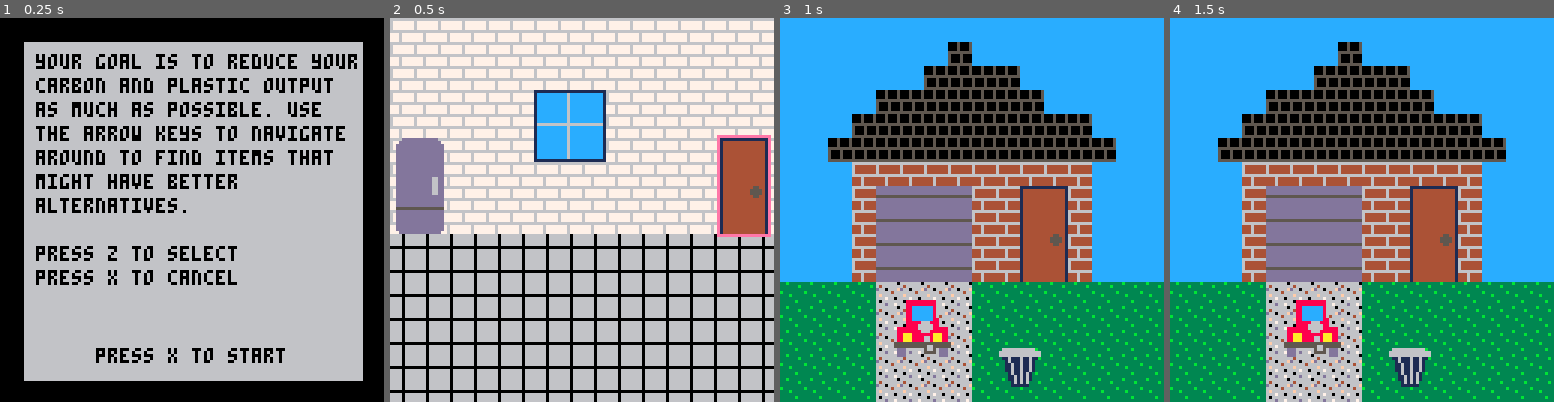
Above: before the commit, frames 1-4 (left to right).
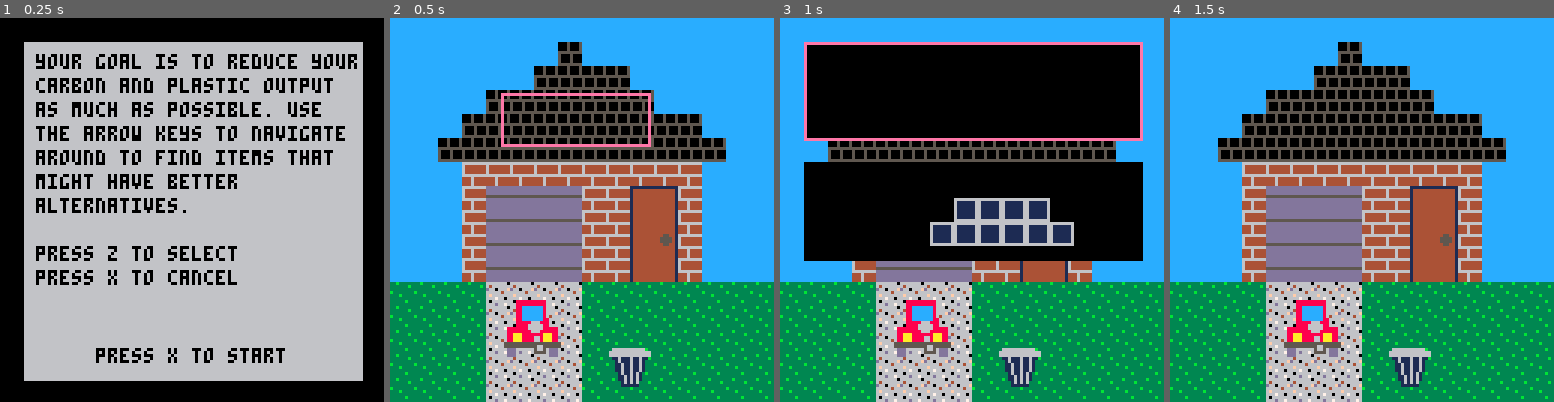
Above: after the commit, the same moments.

Repository: EmilyRagan/senior-project
Game: PICO-8 cartridge carts/home.p8
Two runs of this game, one before a commit and one after it. Both use one fixed random seed, a clock stepped at 60 frames per second and the inputs below.
Inputs:
- Up to frame 1 (0.25 s): no input
- Up to frame 2 (0.5 s): tap X (X key) at 0.33 s
- Up to frame 3 (1 s): tap O (Z key) at 0.7 s
- Up to frame 4 (1.5 s): tap X (X key) at 1.07 s

Frame 1 is identical in both runs. In frame 2, 93% of the frame differs, in the area x 0-100%, y 0-100%; in frame 3, 40%; in frame 4, nothing differs.

Commit message:
make sure you can't navigate or interact while instructions is open

Diff:
--- a/carts/home.p8
+++ b/carts/home.p8
@@ -142,7 +142,7 @@
 outdoor_items[2]['navigate'] = kitchen_items
 
 -- current state of game
-current_scene = kitchen_items
+current_scene = outdoor_items
 current_index = 1
 current_item = current_scene[current_index]
 
@@ -151,63 +151,66 @@
 -- logic in update function avoids frame drops and weird button behaviors
 function _update60()
   t = time()
-  if (current_scene == outdoor_items)
+  if (not show_instructions)
   then
-    updateOutside()
-  elseif (current_scene == kitchen_items)
-  then
-    updateKitchen()
-  end
-
-  -- logic for navigating around the items in the scene
-  if (not show_alternatives and btnp(buttons.down))
-  then
-    current_index = current_index % #current_scene + 1
-    current_item = current_scene[current_index]
-  elseif (not show_alternatives and btnp(buttons.up))
-  then
-    current_index = (current_index - 2) % #current_scene + 1
-    current_item = current_scene[current_index]
-  end
-
-  -- logic for opening and closing alternative selection
-  if (not show_alternatives and btnp(buttons.o))
-  then
-    if (#current_item.options > 1)
+    if (current_scene == outdoor_items)
     then
-      alternative_selected = 0
-      show_alternatives = true
-      return
-    elseif (current_item.navigate != nil)
+      updateOutside()
+    elseif (current_scene == kitchen_items)
     then
-      current_scene = current_item.navigate
-      current_index = 1
+      updateKitchen()
+    end
+
+    -- logic for navigating around the items in the scene
+    if (not show_alternatives and btnp(buttons.down))
+    then
+      current_index = current_index % #current_scene + 1
+      current_item = current_scene[current_index]
+    elseif (not show_alternatives and btnp(buttons.up))
+    then
+      current_index = (current_index - 2) % #current_scene + 1
       current_item = current_scene[current_index]
     end
-  elseif (show_alternatives and btnp(buttons.x))
-  then
-    show_alternatives = false
-    return
-  end
-
-  -- logic for alternative selection
-  if (show_alternatives)
-  then
-    -- highlight logic
-    if (btnp(buttons.down))
+
+    -- logic for opening and closing alternative selection
+    if (not show_alternatives and btnp(buttons.o))
     then
-      alternative_selected = (alternative_selected + 1) % #current_item.options
-    elseif (btnp(buttons.up))
+      if (#current_item.options > 1)
+      then
+        alternative_selected = 0
+        show_alternatives = true
+        return
+      elseif (current_item.navigate != nil)
+      then
+        current_scene = current_item.navigate
+        current_index = 1
+        current_item = current_scene[current_index]
+      end
+    elseif (show_alternatives and btnp(buttons.x))
     then
-      alternative_selected = (alternative_selected - 1) % #current_item.options
+      show_alternatives = false
+      return
     end
 
-    -- selection logic
-    if (btnp(buttons.o))
+    -- logic for alternative selection
+    if (show_alternatives)
     then
-      -- set current selection to be displayed in scene and close alternative selection
-      show_alternatives = false
-      current_item.current = alternative_selected + 1
+      -- highlight logic
+      if (btnp(buttons.down))
+      then
+        alternative_selected = (alternative_selected + 1) % #current_item.options
+      elseif (btnp(buttons.up))
+      then
+        alternative_selected = (alternative_selected - 1) % #current_item.options
+      end
+
+      -- selection logic
+      if (btnp(buttons.o))
+      then
+        -- set current selection to be displayed in scene and close alternative selection
+        show_alternatives = false
+        current_item.current = alternative_selected + 1
+      end
     end
   end
 end
